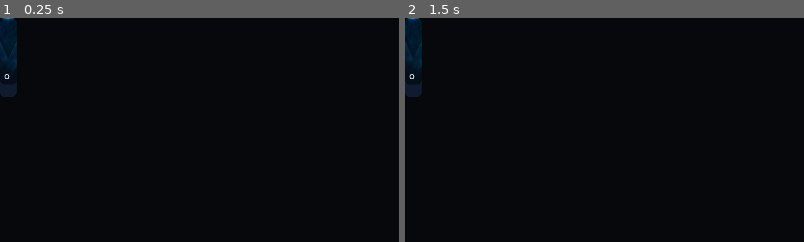
Above: before the commit, frames 1-2 (left to right).
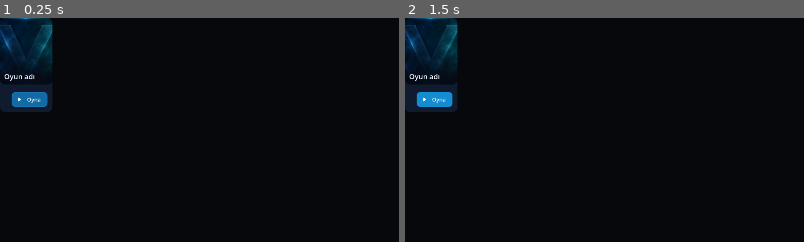
Above: after the commit, the same moments.

Repository: SerkanAydin06/Pardex
Game: Godot game, scene res://scenes/ui/library_game_card.tscn
The game is run twice, just before and just after one commit, with the same random seed, the same clock (stepped at 60 frames per second) and the same inputs. This scene is started directly instead of the project's main scene.
Inputs (mouse positions are % of the whole screen's width and height, from its top left):
- Up to frame 1 (0.25 s): no input
- Up to frame 2 (1.5 s): click (4, 18) at 0.5 s, where only the run after the commit has a clickable "Oyna"; click (4, 18) at 1.25 s, where only the run after the commit has a clickable "Oyna"
The pictures show only the part of the screen within x 0-50%, y 0-50%; the shares and areas given below are measured in that part.

The runs differ from the first frame. In frame 1, 3.7% of the frame differs, in the area x 0-14%, y 0-42%; in frame 2, 3.7%.

Commit message:
Replace library overflow menus with direct play buttons beside install status

Diff:
--- a/scenes/pages/library_page.tscn
+++ b/scenes/pages/library_page.tscn
@@ -2705,6 +2705,3 @@
 theme_override_styles/hover = SubResource("StyleBoxFlat_lgavi")
 theme_override_styles/disabled = SubResource("StyleBoxFlat_qi1v7")
 text = "Oyna"
-
-[node name="GameMenu" type="PopupMenu" parent="." unique_id=1810032633]
-unique_name_in_owner = true
--- a/scenes/ui/library_game_card.tscn
+++ b/scenes/ui/library_game_card.tscn
@@ -1,4 +1,6 @@
 [gd_scene format=3]
+
+[ext_resource type="PackedScene" path="res://scenes/ui/library_play_button.tscn" id="2_play"]
 
 [ext_resource type="Texture2D" path="res://assets/ui/placeholder_vex.png" id="1_cover"]
 
@@ -113,5 +115,5 @@
 layout_mode = 2
 size_flags_horizontal = 3
 
-[node name="MoreSlot" type="HBoxContainer" parent="Column/InfoMargin/Info/Bottom"]
+[node name="PlayButton" parent="Column/InfoMargin/Info/Bottom" instance=ExtResource("2_play")]
 layout_mode = 2
--- a/scenes/ui/library_list_row.tscn
+++ b/scenes/ui/library_list_row.tscn
@@ -1,4 +1,6 @@
 [gd_scene format=3]
+
+[ext_resource type="PackedScene" path="res://scenes/ui/library_play_button.tscn" id="2_play"]
 
 [ext_resource type="Texture2D" path="res://assets/ui/placeholder_vex.png" id="1_cover"]
 
@@ -12,13 +14,6 @@
 content_margin_top = 10
 content_margin_right = 10
 content_margin_bottom = 10
-
-[sub_resource type="StyleBoxFlat" id="PlayStyle"]
-bg_color = Color(0.153, 0.663, 1, 1)
-corner_radius_top_left = 9
-corner_radius_top_right = 9
-corner_radius_bottom_left = 9
-corner_radius_bottom_right = 9
 
 [node name="LibraryListRow" type="PanelContainer"]
 size_flags_horizontal = 3
@@ -60,16 +55,8 @@
 [node name="StatusSlot" type="HBoxContainer" parent="Row"]
 layout_mode = 2
 
+[node name="PlayButton" parent="Row" instance=ExtResource("2_play")]
+layout_mode = 2
+
 [node name="FavoriteSlot" type="HBoxContainer" parent="Row"]
 layout_mode = 2
-
-[node name="PlayButton" type="Button" parent="Row"]
-custom_minimum_size = Vector2(0, 36)
-layout_mode = 2
-theme_override_colors/font_color = Color(0.012, 0.078, 0.137, 1)
-theme_override_font_sizes/font_size = 13
-theme_override_styles/normal = SubResource("PlayStyle")
-text = "Oyna"
-
-[node name="MoreSlot" type="HBoxContainer" parent="Row"]
-layout_mode = 2
--- /dev/null
+++ b/scenes/ui/library_play_button.tscn
@@ -0,0 +1,64 @@
+[gd_scene format=3]
+
+[ext_resource type="Texture2D" path="res://assets/ui/icons/play.svg" id="1"]
+
+[sub_resource type="StyleBoxFlat" id="Normal"]
+bg_color = Color(0.07, 0.42, 0.65, 1)
+border_width_left = 1
+border_width_top = 1
+border_width_right = 1
+border_width_bottom = 1
+border_color = Color(0.17, 0.65, 0.91, 0.8)
+corner_radius_top_left = 9
+corner_radius_top_right = 9
+corner_radius_bottom_left = 9
+corner_radius_bottom_right = 9
+content_margin_left = 12.0
+content_margin_right = 12.0
+
+[sub_resource type="StyleBoxFlat" id="Hover"]
+bg_color = Color(0.08, 0.55, 0.82, 1)
+corner_radius_top_left = 9
+corner_radius_top_right = 9
+corner_radius_bottom_left = 9
+corner_radius_bottom_right = 9
+content_margin_left = 12.0
+content_margin_right = 12.0
+
+[sub_resource type="StyleBoxFlat" id="Pressed"]
+bg_color = Color(0.04, 0.29, 0.48, 1)
+corner_radius_top_left = 9
+corner_radius_top_right = 9
+corner_radius_bottom_left = 9
+corner_radius_bottom_right = 9
+content_margin_left = 12.0
+content_margin_right = 12.0
+
+[sub_resource type="StyleBoxFlat" id="Focus"]
+bg_color = Color(0, 0, 0, 0)
+draw_center = false
+border_width_left = 2
+border_width_top = 2
+border_width_right = 2
+border_width_bottom = 2
+border_color = Color(0.6, 0.88, 1, 1)
+corner_radius_top_left = 9
+corner_radius_top_right = 9
+corner_radius_bottom_left = 9
+corner_radius_bottom_right = 9
+
+[node name="PlayButton" type="Button"]
+custom_minimum_size = Vector2(86, 36)
+size_flags_vertical = 4
+mouse_default_cursor_shape = 2
+theme_override_font_sizes/font_size = 13
+theme_override_constants/h_separation = 7
+theme_override_constants/icon_max_width = 14
+theme_override_colors/font_color = Color(0.94, 0.98, 1, 1)
+theme_override_colors/icon_normal_color = Color(0.94, 0.98, 1, 1)
+theme_override_styles/normal = SubResource("Normal")
+theme_override_styles/hover = SubResource("Hover")
+theme_override_styles/pressed = SubResource("Pressed")
+theme_override_styles/focus = SubResource("Focus")
+text = "Oyna"
+icon = ExtResource("1")
--- a/scripts/ci/game_details_smoke.gd
+++ b/scripts/ci/game_details_smoke.gd
@@ -71,6 +71,35 @@
 		root.get_texture().get_image().save_png(output.path_join("detail-bottom.png"))
 	detail.show_game("vex")
 	expect(detail.get_node("%ActionButton").disabled and not detail.get_node("%Gallery").visible, "upcoming game and empty gallery")
+	# Render an installed card and list row; the regular library reference is empty.
+	var folder := ProjectSettings.globalize_path(D.ROOT.path_join("detail_fixture").path_join("fixture"))
+	DirAccess.make_dir_recursive_absolute(folder)
+	var executable := FileAccess.open(folder.path_join("Game.exe"), FileAccess.WRITE)
+	executable.store_string("visual fixture")
+	executable.close()
+	var installed := ConfigFile.new()
+	installed.set_value("detail_fixture", "package", {"version": entry.version, "sha256": entry.package.sha256, "path": "fixture/Game.exe"})
+	installed.save(D.INSTALLED)
+	main.call("_navigate", "library")
+	var library := pages.get_node("LibraryPage")
+	library.refresh()
+	for width in [1366, 1024]:
+		root.size = Vector2i(width, 768)
+		main.size = Vector2(width, 768)
+		main.call("_apply_responsive_layout")
+		for list_view in [false, true]:
+			library.call("_set_view", list_view)
+			await create_timer(0.3).timeout
+			var grid: GridContainer = library.get("_grid")
+			expect(grid.get_child_count() == 1, "installed fixture in library")
+			var card := grid.get_child(0)
+			var play_path := "Row/PlayButton" if list_view else "Column/InfoMargin/Info/Bottom/PlayButton"
+			expect(card.get_node(play_path).text == "Oyna", "direct play action")
+			expect(card.get_node(play_path).get_global_rect().end.x <= library.get_global_rect().end.x, "play action fits")
+			await RenderingServer.frame_post_draw
+			if not output.is_empty():
+				root.get_texture().get_image().save_png(output.path_join("library-actions-%d-%s.png" % [width, "list" if list_view else "grid"]))
+	D.uninstall("detail_fixture")
 	D.manifest = saved
 	if failures == 0:
 		print("GAME DETAILS PASSED: routing, metadata, gallery, action state and responsive layout")
--- a/scripts/main.gd
+++ b/scripts/main.gd
@@ -118,8 +118,6 @@
 		_social_page.message_requested.connect(_open_conversation)
 	if _messages_page.has_signal("call_requested"):
 		_messages_page.call_requested.connect(start_call)
-	if _library_page.has_signal("uninstall_requested"):
-		_library_page.uninstall_requested.connect(_confirm_uninstall)
 	for page in [_store_page, _library_page, _social_page, _profile_page, _messages_page]:
 		if page.has_signal("navigate"):
 			page.navigate.connect(_navigate)
--- a/scripts/pages/library_page.gd
+++ b/scripts/pages/library_page.gd
@@ -7,13 +7,11 @@
 signal play_requested(game_id: String)
 signal details_requested(game_id: String)
 signal toast(message: String)
-signal uninstall_requested(game_id: String)
 
 const UI := preload("res://scripts/ui/pardex_ui.gd")
 const LibraryGameCardScene := preload("res://scenes/ui/library_game_card.tscn")
 const LibraryListRowScene := preload("res://scenes/ui/library_list_row.tscn")
 const Catalog := preload("res://scripts/data/pardex_catalog.gd")
-const Distribution := preload("res://scripts/data/pardex_distribution.gd")
 const FILTERS := [["all", "Tümü", ""], ["installed", "Yüklü", "download"], ["recent", "Son Oynanan", "clock"], ["favorites", "Favoriler", "heart"]]
 
 var _filter := "all"
@@ -31,16 +29,12 @@
 var _toolbar: BoxContainer
 var _grid_button: Button
 var _list_button: Button
-var _game_menu: PopupMenu
-var _menu_game := ""
 var _content_width := 1200.0
 
 
 func _ready() -> void:
 	# Layout is owned by scenes/pages; runtime code only binds data and actions.
 	_bind()
-	_game_menu = %GameMenu
-	_game_menu.id_pressed.connect(_on_menu)
 	visibility_changed.connect(func(): if is_visible_in_tree(): refresh())
 	refresh()
 
@@ -100,7 +94,7 @@
 	for side in [_top.get_child(1), _bottom.get_child(1)]:
 		var control := side as Control
 		control.custom_minimum_size.x = 0.0 if _top.vertical else clampf(content_width * 0.32, 320.0, 460.0)
-	_grid.columns = 1 if _list_view else clampi(floori((content_width + 14.0) / 210.0), 2, 6)
+	_grid.columns = 1 if _list_view else clampi(floori((content_width + 14.0) / 260.0), 2, 6)
 	if _toolbar != null:
 		_toolbar.vertical = content_width < 1040.0
 
@@ -231,34 +225,6 @@
 	return star
 
 
-func _more(entry: Dictionary) -> Button:
-	var more := UI.icon_button("dots_h", "Seçenekler", 34, UI.TEXT_2, true)
-	more.pressed.connect(func():
-		_menu_game = str(entry["id"])
-		_game_menu.clear()
-		_game_menu.add_item("Oyun sayfası", 3)
-		_game_menu.add_item(Catalog.action_label(str(entry["id"])), 0)
-		_game_menu.set_item_disabled(0, not bool(entry["playable"]))
-		_game_menu.add_item("Favorilerden çıkar" if bool(entry["favorite"]) else "Favorilere ekle", 1)
-		# Only games PARDEX downloaded itself can be removed from here.
-		if not Distribution.executable(str(entry["id"])).is_empty():
-			_game_menu.add_item("Oyunu kaldır", 2)
-		var rect := more.get_global_rect()
-		_game_menu.popup(Rect2i(Vector2i(rect.position + Vector2(0, rect.size.y + 4)), Vector2i.ZERO))
-	)
-	return more
-
-
-func _on_menu(id: int) -> void:
-	match id:
-		0: play_requested.emit(_menu_game)
-		1:
-			Catalog.toggle_favorite(_menu_game)
-			refresh()
-		2: uninstall_requested.emit(_menu_game)
-		3: details_requested.emit(_menu_game)
-
-
 func _genre_chips(entry: Dictionary) -> HBoxContainer:
 	var row := UI.hbox(6)
 	for genre in entry["genres"]:
@@ -284,8 +250,14 @@
 	(card.get_node("Column/Artwork/OverlayMargin/Overlay/Title") as Label).text = str(entry["title"])
 	(card.get_node("Column/InfoMargin/Info/GenreSlot") as HBoxContainer).add_child(_genre_chips(entry))
 	(card.get_node("Column/InfoMargin/Info/Bottom/StatusSlot") as HBoxContainer).add_child(_status_pill(entry))
-	(card.get_node("Column/InfoMargin/Info/Bottom/MoreSlot") as HBoxContainer).add_child(_more(entry))
+	_bind_play(card.get_node("Column/InfoMargin/Info/Bottom/PlayButton") as Button, entry)
 	return card
+
+
+func _bind_play(button: Button, entry: Dictionary) -> void:
+	button.disabled = not bool(entry["installed"])
+	button.tooltip_text = str(entry["title"]) + " oyununu başlat"
+	button.pressed.connect(func(): play_requested.emit(str(entry["id"])))
 
 
 func _list_row(entry: Dictionary) -> Control:
@@ -297,11 +269,7 @@
 	(card.get_node("Row/LastPlayed") as Label).text = Catalog.ago(int(entry["last_played"]))
 	(card.get_node("Row/StatusSlot") as HBoxContainer).add_child(_status_pill(entry))
 	(card.get_node("Row/FavoriteSlot") as HBoxContainer).add_child(_star(entry))
-	var play := card.get_node("Row/PlayButton") as Button
-	play.text = Catalog.action_label(str(entry["id"]))
-	play.disabled = not bool(entry["playable"])
-	play.pressed.connect(func(): play_requested.emit(str(entry["id"])))
-	(card.get_node("Row/MoreSlot") as HBoxContainer).add_child(_more(entry))
+	_bind_play(card.get_node("Row/PlayButton") as Button, entry)
 	return card
 
 
